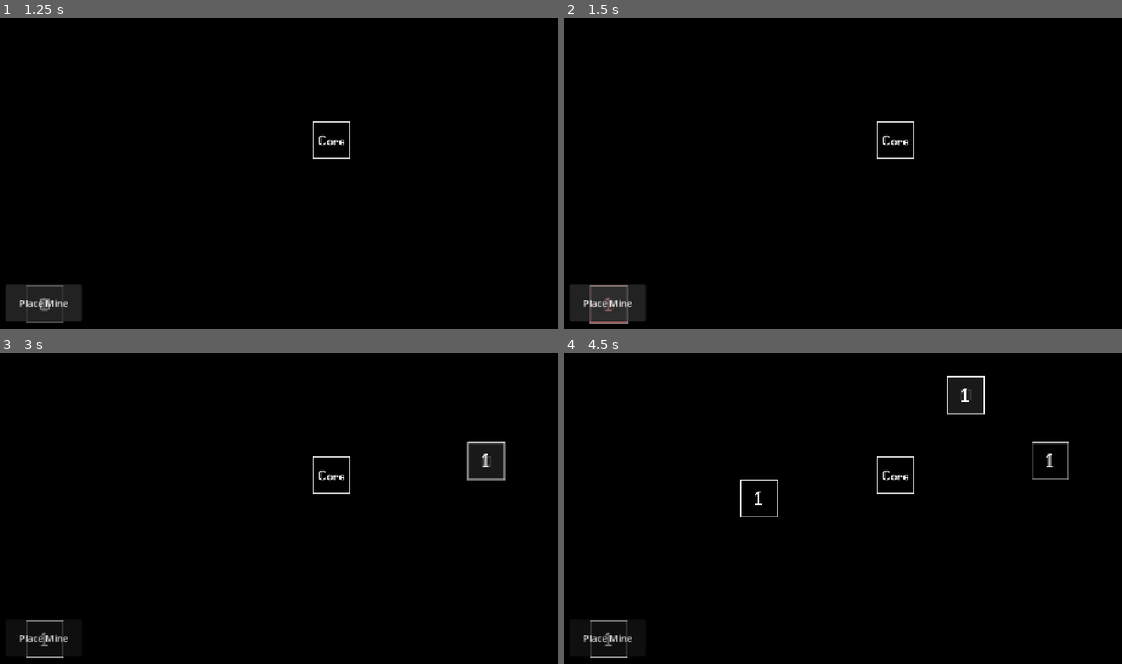
Above: before the commit, frames 1-4 (two rows, left to right).
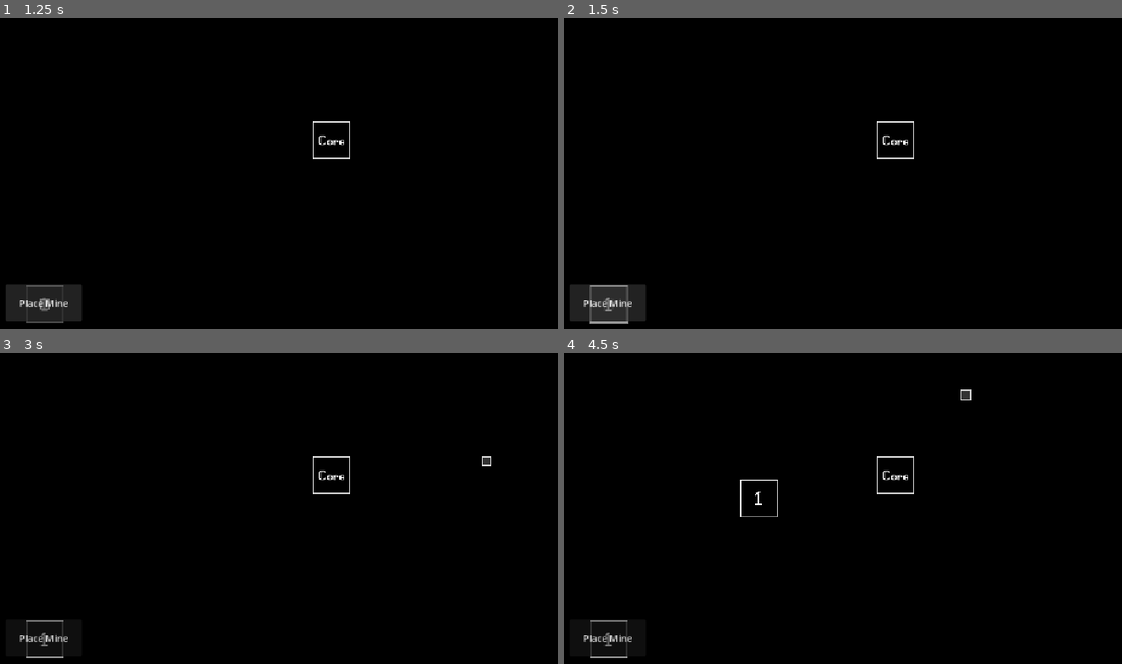
Above: after the commit, the same moments.

Repository: ast4rt3/math-matic
Game: Godot game, scene res://world.tscn
The game is run twice, just before and just after one commit, with the same random seed, the same clock (stepped at 60 frames per second) and the same inputs.
Inputs (mouse positions are in pixels of both pictures, inside the frame that each line leads up to):
- Up to frame 1 (1.25 s): click "Place Mine" at 0.5 s
- Up to frame 2 (1.5 s): click "Place Mine" at 1.25 s
- Up to frame 3 (3 s): click "Place Mine" at 2 s; tap Enter at 2.75 s; move the mouse to (479, 458) at 2.77 s; click (479, 458) at 2.92 s
- Up to frame 4 (4.5 s): tap Space at 3.5 s; drag from (759, 496) to (893, 474) at 3.52 s; tap Enter at 4.25 s; move the mouse to (965, 393) at 4.27 s; click (965, 393) at 4.42 s

Frame 1 is identical in both runs. In frame 2, less than 0.1% of the frame differs, in the area x 4-12%, y 89-99%; in frame 3, 0.9%; in frame 4, 1.0%, in the area x 68-91%, y 7-41%.

Commit message:
fix: added building deletion and building placement toggle

Diff:
--- a/world.gd
+++ b/world.gd
@@ -360,33 +360,15 @@
 					preview_line = null
 				return
 
-			# If we are not placing or linking, try to delete a wire
+			# If we are not placing or linking, try to delete a building or wire
+			var clicked_cell = _pos_to_cell(world_pos)
+			if grid_data.has(clicked_cell) and grid_data[clicked_cell].type == "miner":
+				_delete_building(grid_data[clicked_cell].ref)
+				return
+
 			var wire_id = _get_wire_in_tile(world_pos)
 			if wire_id != -1:
-				var line_data = wire_paths[wire_id]
-				# Break the logical connection
-				var source = line_data.source
-				if is_instance_valid(source):
-					source.linked_to = null
-
-				# Clean up visual items on this wire
-				for item in line_data.items:
-					if is_instance_valid(item.visual):
-						item.visual.queue_free()
-
-				# Clean up GridManager data
-				var cells_to_erase = []
-				for c in grid_data:
-					if grid_data[c].type == "wire" and grid_data[c].wire_id == wire_id:
-						cells_to_erase.append(c)
-				for c in cells_to_erase:
-					grid_data.erase(c)
-
-				# Clean up dictionary
-				wire_paths.erase(wire_id)
-
-				_update_astar()
-				wire_renderer.queue_redraw()
+				_delete_wire(wire_id)
 				return
 
 		# --- LEFT CLICK PRESSED ---
@@ -396,10 +378,7 @@
 				var snapped_pos = _snap_to_grid(world_pos)
 				if _can_place_building(snapped_pos):
 					_place_mine(snapped_pos)
-					current_state = State.IDLE
-					if mine_preview:
-						mine_preview.queue_free()
-						mine_preview = null
+					# Intentionally DO NOT reset state to IDLE here, allowing for multiple placements!
 				return
 
 			# Check if we clicked a Mine to start a link
@@ -521,12 +500,66 @@
 
 # Call this from your UI toolbar button
 func start_placing_mine():
+	if current_state == State.PLACING_MINE:
+		# Toggle OFF
+		current_state = State.IDLE
+		if mine_preview:
+			mine_preview.queue_free()
+			mine_preview = null
+		return
+
+	# Toggle ON
 	current_state = State.PLACING_MINE
 	if mine_preview == null:
 		mine_preview = Sprite2D.new()
 		mine_preview.texture = preload("res://asset/Miner.png")
 		mine_preview.modulate.a = 0.5
 		add_child(mine_preview)
+
+func _delete_building(building: Node2D):
+	if building.name == "Core": return # Cannot delete core
+
+	# Clean up any connected wires
+	var wires_to_remove = []
+	for wire_id in wire_paths:
+		var w = wire_paths[wire_id]
+		if w.source == building or w.destination == building:
+			wires_to_remove.append(wire_id)
+
+	for w_id in wires_to_remove:
+		_delete_wire(w_id)
+
+	# Clean up building from grid
+	var cells_to_erase = []
+	for c in grid_data:
+		if grid_data[c].type == "miner" and grid_data[c].ref == building:
+			cells_to_erase.append(c)
+	for c in cells_to_erase:
+		grid_data.erase(c)
+
+	building.queue_free()
+	_update_astar()
+
+func _delete_wire(wire_id: int):
+	if not wire_paths.has(wire_id): return
+	var line_data = wire_paths[wire_id]
+	if is_instance_valid(line_data.source):
+		line_data.source.linked_to = null
+
+	for item in line_data.items:
+		if is_instance_valid(item.visual):
+			item.visual.queue_free()
+
+	var cells_to_erase = []
+	for c in grid_data:
+		if grid_data[c].type == "wire" and grid_data[c].wire_id == wire_id:
+			cells_to_erase.append(c)
+	for c in cells_to_erase:
+		grid_data.erase(c)
+
+	wire_paths.erase(wire_id)
+	_update_astar()
+	wire_renderer.queue_redraw()
 
 func _on_wire_renderer_draw():
 	for wire_id in wire_paths:
